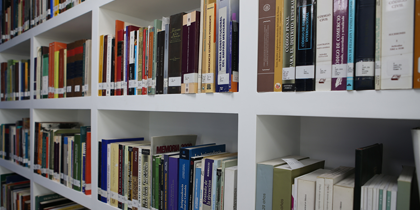
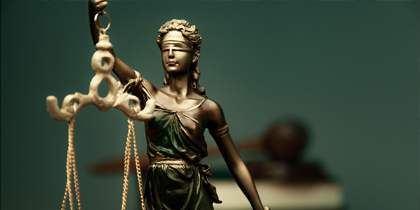
Layer changes from the first 420 × 210 image to the second:
renamed "Layer 8" to "Layer 22", showed it, moved it above "Layer 21", painted on it over bbox(0, 0, 420, 210)
